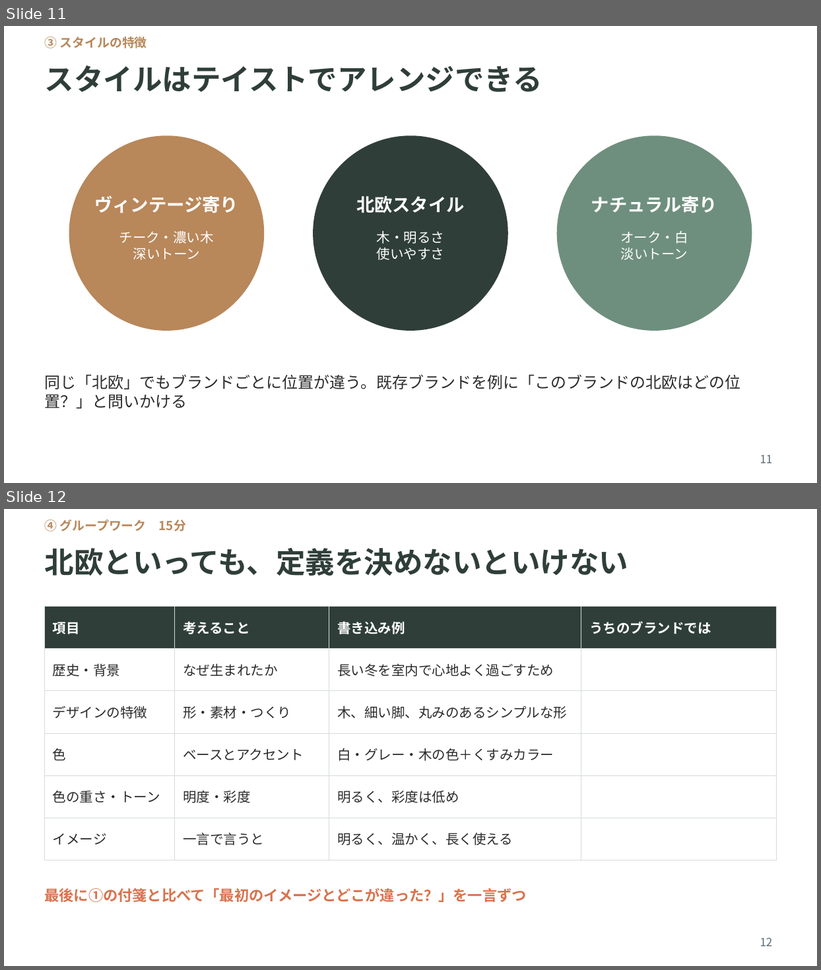
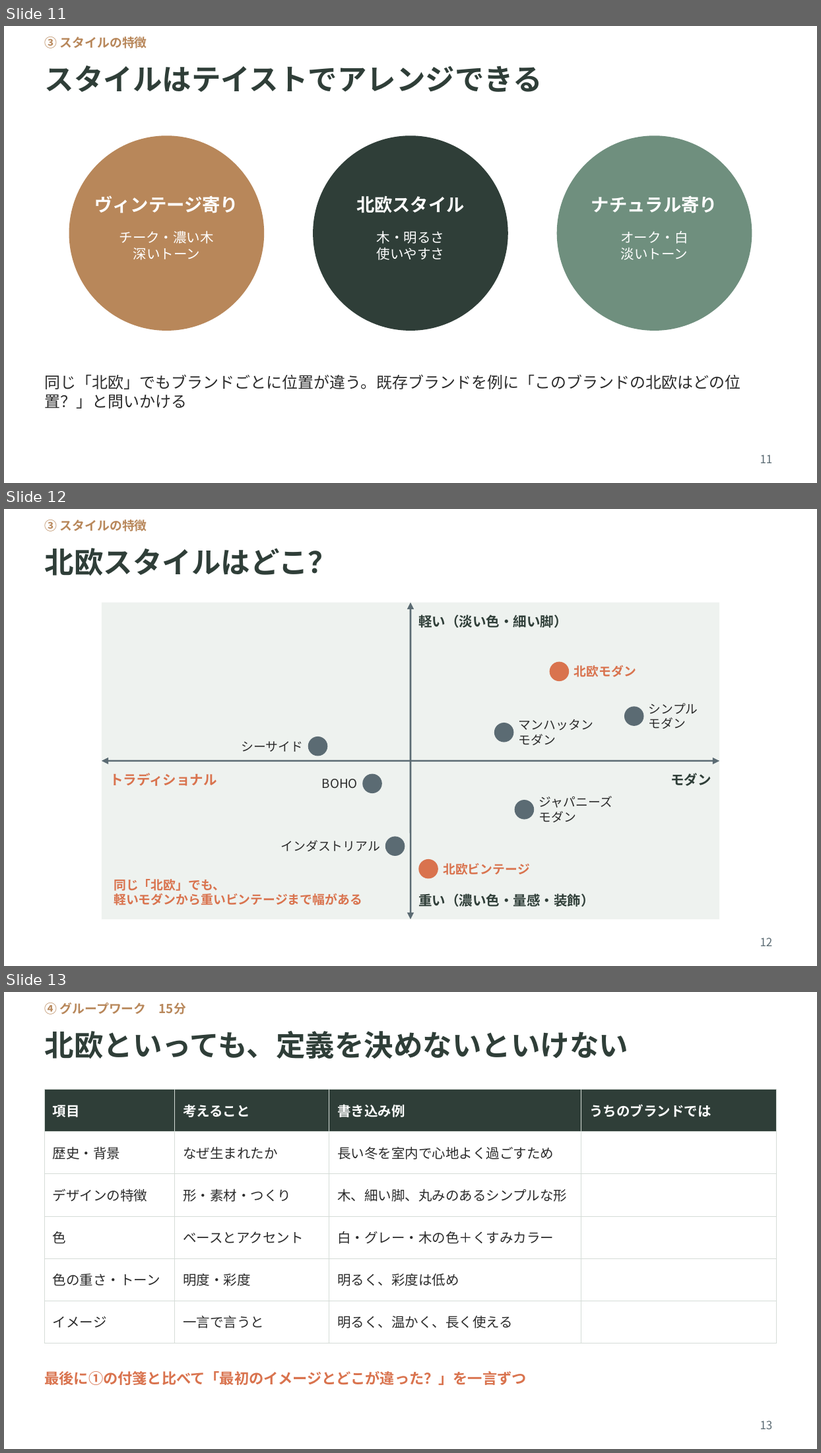
Before and after one commit to rietakenaho-creator/my-first-project_atinterior, a slide deck: workshop1_interior_style.pptx. Shown one above the other, each under a label of ours: slides 11 and 12 before the commit, slides 11, 12 and 13 after it. The pictures are 821x970 and 821x1453 pixels, drawn with LibreOffice and Linux fonts; fonts in the diff are those of the drawing. Boxes give left, top, right and bottom in pixels: in the first picture for what was removed or moved away, otherwise in the second. Text is boxed around its words. In the diff, an @@ line names an element or a change of style, - is before the commit and + after.

```diff
--- a/workshop1_interior_style.pptx
+++ b/workshop1_interior_style.pptx
@@ slide 12 added at (4, 509, 817, 966), background #FFFFFF @@
@@ text added at (45, 520, 147, 531), 11 pt, text #B8875A, bold @@
+③ スタイルの特徴
@@ title added at (45, 548, 338, 576), 26 pt, text #2F3E38, bold @@
+北欧スタイルはどこ？
@@ rectangle added at (102, 603, 719, 920), fill #EEF2EF @@
@@ double arrow added from (411, 603) to (411, 920), #5B6B73 1.5 pt @@
@@ text added at (418, 615, 568, 628), 12 pt, text #2F3E38, bold @@
+軽い（淡い色・細い脚）
@@ ellipse added at (550, 662, 569, 681), fill #D9734E @@
@@ text added at (574, 665, 636, 677), 11 pt, text #D9734E, bold @@
+北欧モダン
@@ ellipse added at (624, 706, 644, 726), fill #5B6B73 @@
@@ text added at (649, 703, 698, 729), 11 pt, text #2B2B2B @@
+シンプル
+モダン
@@ ellipse added at (494, 723, 514, 743), fill #5B6B73 @@
@@ text added at (519, 720, 593, 745), 11 pt, text #2B2B2B @@
+マンハッタン
+モダン
@@ text added at (241, 741, 303, 752), 11 pt, text #2B2B2B @@
+シーサイド
@@ ellipse added at (308, 737, 327, 757), fill #5B6B73 @@
@@ double arrow added from (102, 761) to (719, 761), #5B6B73 1.5 pt @@
@@ text added at (110, 773, 217, 786), 12 pt, text #D9734E, bold @@
+トラディショナル
@@ text added at (322, 779, 358, 788), 11 pt, text #2B2B2B @@
+BOHO
@@ ellipse added at (362, 774, 382, 793), fill #5B6B73 @@
@@ text added at (671, 773, 712, 786), 12 pt, text #2F3E38, bold @@
+モダン
@@ ellipse added at (515, 800, 534, 820), fill #5B6B73 @@
@@ text added at (539, 796, 613, 823), 11 pt, text #2B2B2B @@
+ジャパニーズ
+モダン
@@ text added at (281, 840, 380, 852), 11 pt, text #2B2B2B @@
+インダストリアル
@@ ellipse added at (385, 836, 405, 856), fill #5B6B73 @@
@@ ellipse added at (418, 859, 438, 879), fill #D9734E @@
@@ text added at (443, 863, 530, 875), 11 pt, text #D9734E, bold @@
+北欧ビンテージ
@@ text added at (114, 879, 362, 906), 11 pt, text #D9734E, bold @@
+同じ「北欧」でも、
+軽いモダンから重いビンテージまで幅がある
@@ text added at (418, 894, 595, 907), 12 pt, text #2F3E38, bold @@
+重い（濃い色・量感・装飾）
@@ page number added at (760, 938, 773, 947), 10 pt, text #5B6B73 @@
+12
@@ what was slide 12 is now slide 13 @@
@@ page number at (760, 1421, 773, 1430): text changed @@
-12
+13
```
